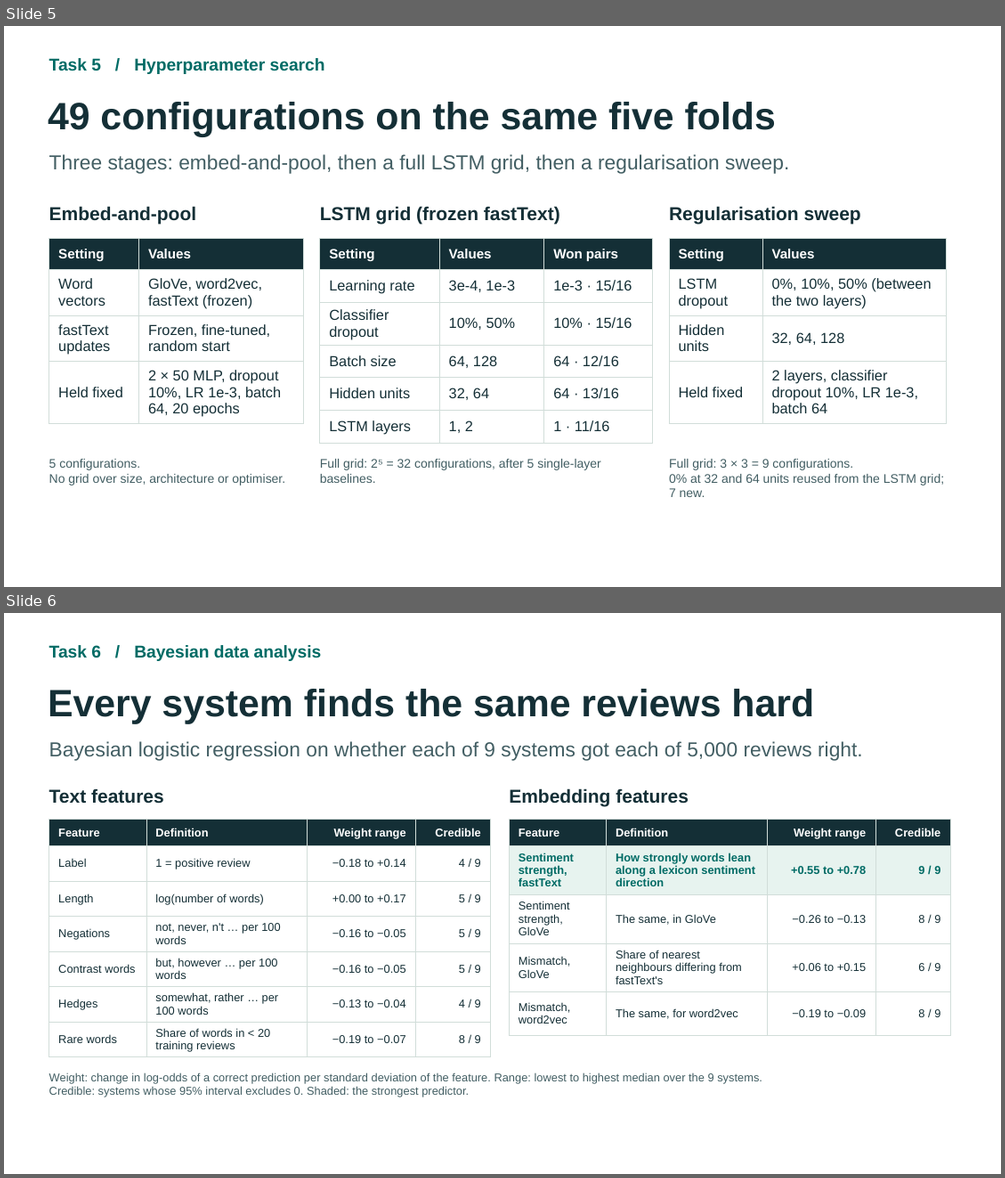
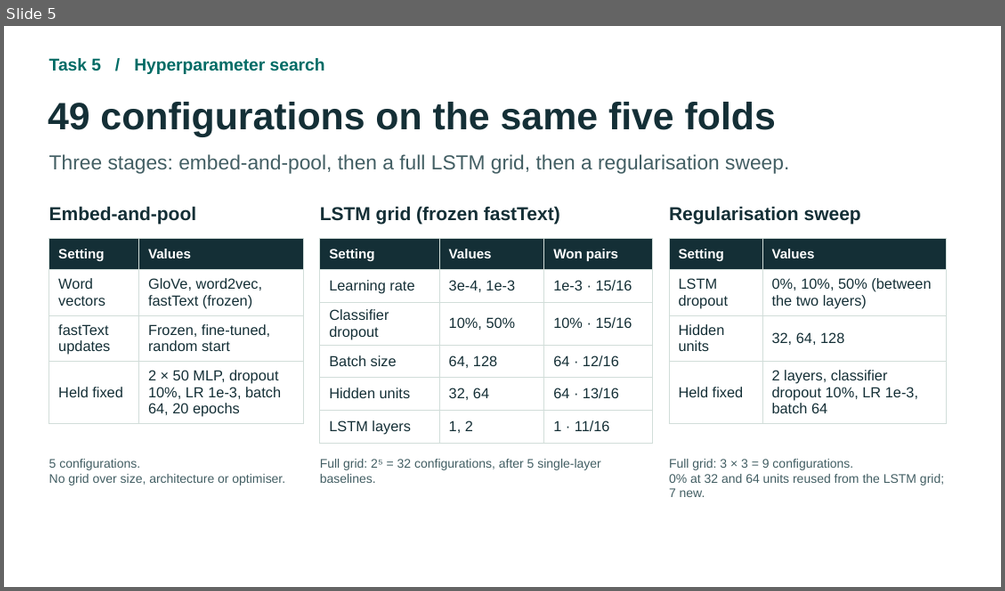
Before and after one commit to angelosntousis/Athena, a slide deck: part2/slides/IMDb Part 2 - Tasks 1 to 6.pptx. Shown one above the other, each under a label of ours: slides 5 and 6 before the commit, slide 5 after it. The pictures are 1005x1178 and 1005x591 pixels, drawn with LibreOffice and Linux fonts; fonts in the diff are those of the drawing. Boxes give left, top, right and bottom in pixels: in the first picture for what was removed or moved away, otherwise in the second. Text is boxed around its words. In the diff, an @@ line names an element or a change of style, - is before the commit and + after.

Commit message:
new

```diff
--- a/part2/slides/IMDb Part 2 - Tasks 1 to 6.pptx
+++ b/part2/slides/IMDb Part 2 - Tasks 1 to 6.pptx
@@ slide 6 removed at <box>4,613,1001,1174</box>, background #FFFFFF @@
@@ text removed at <box>49,645,322,661</box> @@
-Task 6 / Bayesian data analysis
@@ text removed at <box>48,689,814,724</box> @@
-Every system finds the same reviews hard
@@ text removed at <box>49,741,863,761</box> @@
-Bayesian logistic regression on whether each of 9 systems got each of 5,000 reviews right.
@@ text removed at <box>49,788,164,803</box> @@
-Text features
@@ text removed at <box>509,788,688,807</box> @@
-Embedding features
@@ table removed at <box>48,819,490,1057</box>, 7 rows, 4 columns @@
-Feature | Definition | Weight range | Credible
-Label | 1 = positive review | −0.18 to +0.14 | 4 / 9
-Length | log(number of words) | +0.00 to +0.17 | 5 / 9
-Negations | not, never, n't … per 100 words | −0.16 to −0.05 | 5 / 9
-Contrast words | but, however … per 100 words | −0.16 to −0.05 | 5 / 9
-Hedges | somewhat, rather … per 100 words | −0.13 to −0.04 | 4 / 9
-Rare words | Share of words in < 20 training reviews | −0.19 to −0.07 | 8 / 9
@@ table removed at <box>509,819,950,1027</box>, 5 rows, 4 columns @@
-Feature | Definition | Weight range | Credible
-Sentiment strength, fastText | How strongly words lean along a lexicon sentiment direction | +0.55 to +0.78 | 9 / 9
-Sentiment strength, GloVe | The same, in GloVe | −0.26 to −0.13 | 8 / 9
-Mismatch, GloVe | Share of nearest neighbours differing from fastText's | +0.06 to +0.15 | 6 / 9
-Mismatch, word2vec | The same, for word2vec | −0.19 to −0.09 | 8 / 9
@@ text removed at <box>49,1072,762,1097</box> @@
-Weight: change in log-odds of a correct prediction per standard deviation of the feature. Range: lowest to highest median over the 9 systems.
-Credible: systems whose 95% interval excludes 0. Shaded: the strongest predictor.
```
Also in this commit, not shown: 1 slide added, 1 other slide removed.
